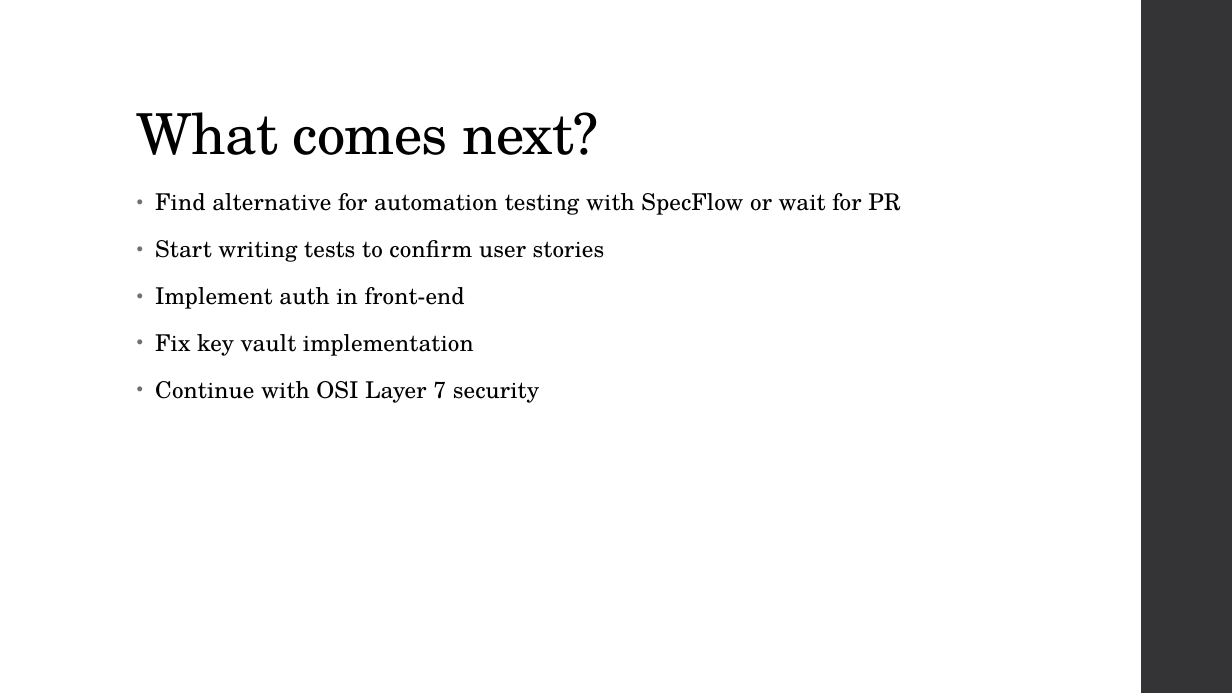
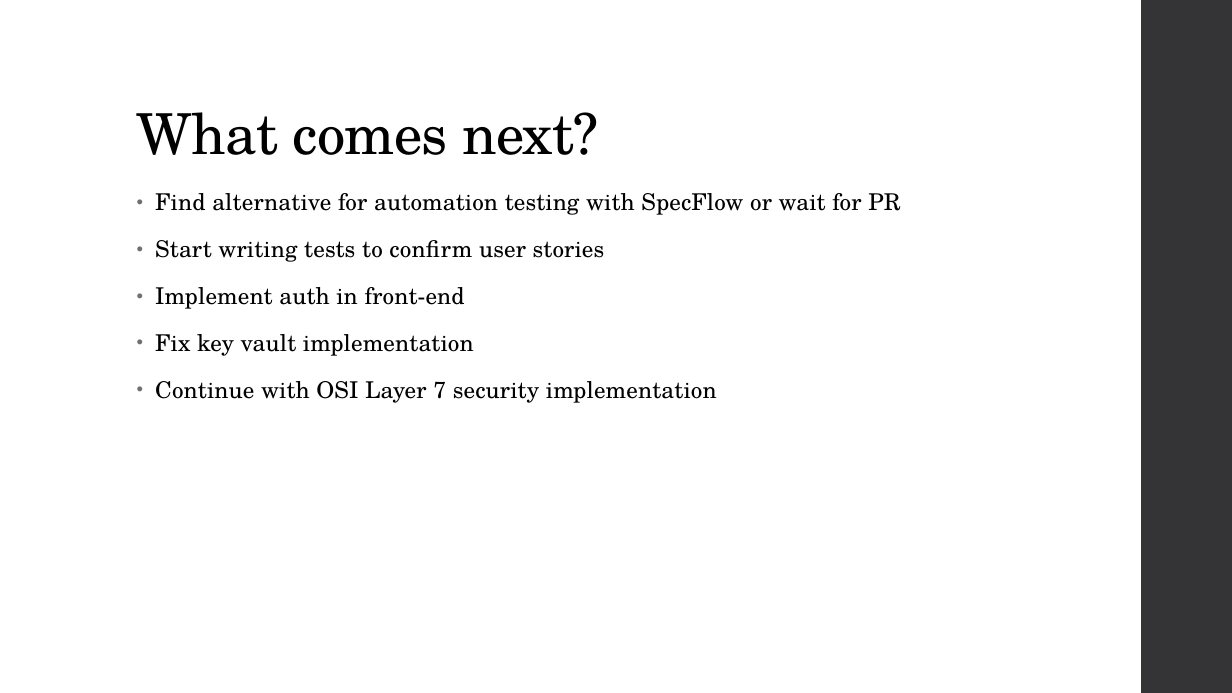
Before and after one commit to FHICT-Owen/ICAP, a slide deck: slide 4 of docs/Office_Docs/Sprint_3.pptx. Drawn at 1232x693 pixels with LibreOffice and Linux fonts; fonts in the diff are those of the drawing. Boxes give left, top, right and bottom in pixels: in the first picture for what was removed or moved away, otherwise in the second. Text is boxed around its words. In the diff, an @@ line names an element or a change of style, - is before the commit and + after.

```diff
--- a/docs/Office_Docs/Sprint_3.pptx
+++ b/docs/Office_Docs/Sprint_3.pptx
@@ text at box(155, 381, 717, 403): text changed @@
-• Continue with OSI Layer 7 security
+• Continue with OSI Layer 7 security implementation
```
Also in this commit, not shown: 1 other slide changed, 6 other files.
